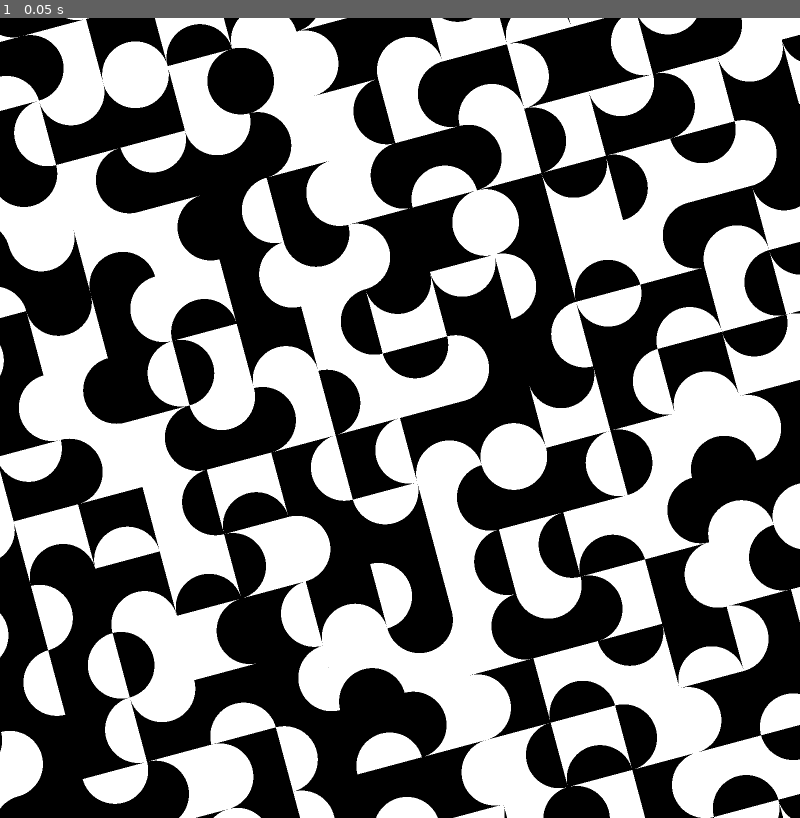
Above: before the commit, frame 1.
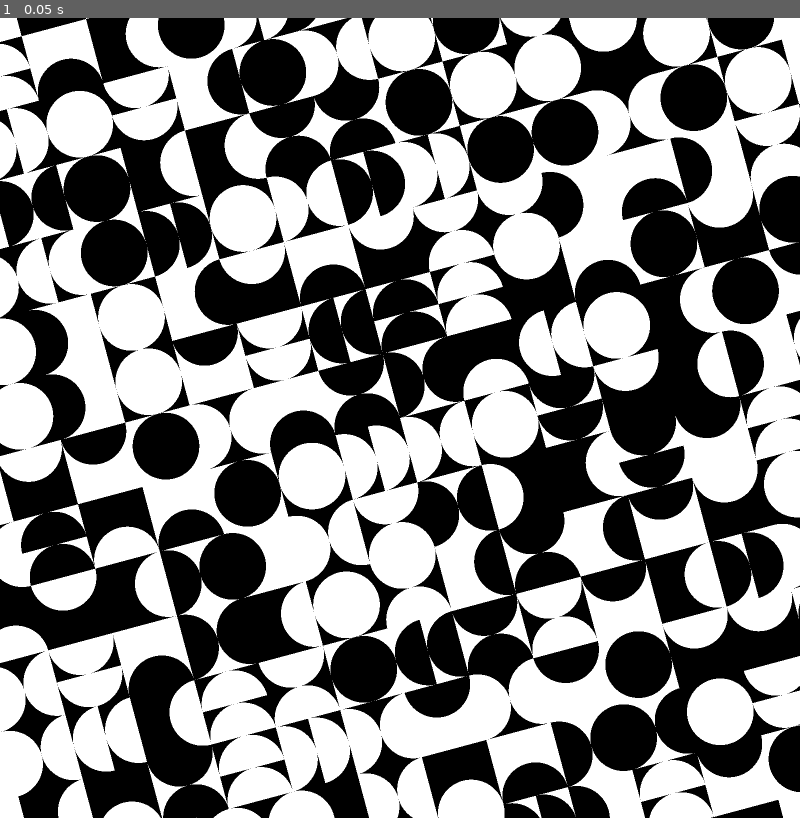
Above: after the commit, the same moment.

Repository: rio-raimundo/Sykora-painting-recreation
Game: Godot game, scene res://scenes/main.tscn
Two runs of this game, one before a commit and one after it. Both use one fixed random seed, a clock stepped at 60 frames per second and the inputs below.
Inputs:
- Up to frame 1 (0.05 s): no input

The runs differ from the first frame. In frame 1, 52% of the frame differs, in the area x 0-100%, y 0-100%.

Commit message:
Fixed the weighted random generation

Diff:
--- a/scripts/grid.gd
+++ b/scripts/grid.gd
@@ -11,7 +11,7 @@
 		self.y = y
 
 class GridSquareAttributes:
-	var is_vertical: bool  # whether semicircles within are vertically or horizontally aligned
+	var is_vertical: bool  # whether pattern_idxs within are vertically or horizontally aligned
 	var is_white: bool
 
 	func _init(is_vertical: bool, is_white: bool):
@@ -33,17 +33,16 @@
 const PROB_SEMICIRCLE = 0.5
 const PROB_VERTICAL = 0.5
 # Single edge, double stacked, circle, two facing inwards
-const SEMICIRCLE_PATTERN_PROBABILITIES = [0.1, 0.3, 0.3, 0.3]
+const SEMICIRCLE_PATTERN_PROBABILITIES = [0.4, 0.2, 0.2, 0.2]
 
 # Initialise variables
 var win_dim
 var grid_length: float
 var cell_length: float
+var centre_point: Vector2
 
 var grid_squares = []
-var semicircles = []
-var buffer: Vector2 = Vector2(0,0)
-var centre_point: Vector2
+var pattern_idxs = []
 
 func _ready():
 	# Seed the random seed generator with a unique value
@@ -52,10 +51,12 @@
 	# Randomly generate our grid square colors
 	for x in range(N_DRAWN_CELLS):
 		grid_squares.append([])
+		pattern_idxs.append([])
 		for y in range(N_DRAWN_CELLS):
 			var is_vertical = randf() < PROB_VERTICAL  # 0 is horizontal, 1 is vertical
 			var is_white = randf() < PROB_WHITE_SQUARE
 			grid_squares[x].append(GridSquareAttributes.new(is_vertical, is_white))
+			pattern_idxs[x].append([])
 
 	queue_redraw()
 
@@ -67,7 +68,7 @@
 		cell_length = grid_length / N_CELLS
 
 		# Update the buffer and centre
-		centre_point = buffer + Vector2(grid_length/2, grid_length/2)
+		centre_point = Vector2(grid_length/2, grid_length/2)
 
 	# Draw all grid squares first
 	for x in range(N_DRAWN_CELLS):
@@ -85,10 +86,36 @@
 			)
 
 			# For each grid, we pick one of the semicircle patterns to draw over the top
-
-			# TODO Figure out this generation
-			var pattern_idx = weighted_random(SEMICIRCLE_PATTERN_PROBABILITIES)
+			# On the first passthrough we just generate them randomly and save to the pattern idxs.
+			pattern_idxs[x][y] = weighted_random(SEMICIRCLE_PATTERN_PROBABILITIES)
+
+	for x in range(1, N_DRAWN_CELLS-1):
+		for y in range(1, N_DRAWN_CELLS-1):
+			var g = grid_squares[x][y]
+			var origin = Vector2((x-EXTRA_DRAWN/2)*cell_length, (y-EXTRA_DRAWN/2)*cell_length)
+
+			# Find the new pattern idx by using a weighted sum of the surrounding nine squares
+			var squares = [
+				Vector2(x-1, y-1), Vector2(x-1, y), Vector2(x-1, y+1),
+				Vector2(x, y-1), Vector2(x, y), Vector2(x, y+1),
+				Vector2(x+1, y-1), Vector2(x+1, y), Vector2(x+1, y+1),
+			]
+			var pidxs = []
+			for square in squares:
+				# print(pattern_idxs[square.x][square.y])
+				pidxs.append(pattern_idxs[int(square.x)][int(square.y)])
+
+
+			# Count how many of each idx we have and store it in the idx
+			var counts = []; for idx in range(4): counts.append(0)
+			for val in pidxs: counts[val] += 1
+
+			# print(counts)
+			var pattern_idx = weighted_random(counts)
+			# print("(%d, %d) = %d" % [x, y, pattern_idx])
 			draw_semicircle_pattern(origin + Vector2(cell_length/2, cell_length/2), pattern_idx, to_color(!g.is_white))
+
+	# Do a second passthrough of pattern_idxs, using the
 
 
 # Helper functions
@@ -99,8 +126,7 @@
 
 func weighted_random(probabilities: Array):
 	# Treat the sum of the probabilities as an upper bound and check where we got
-	var rnd_guess = int(randf() * sum(probabilities))
-	print(rnd_guess)
+	var rnd_guess = randf() * sum(probabilities)
 
 	for i in range(len(probabilities)):
 		if rnd_guess < probabilities[i]: return i
@@ -147,10 +173,10 @@
 	elif pattern_idx == 1:
 		sc_centres = [centre - Vector2(0, 0.25*cell_length), centre + Vector2(0, 0.25*cell_length)]
 		sc_rotations = [0, 0]
-	elif pattern_idx == 1:
+	elif pattern_idx == 2:
 		sc_centres = [centre - Vector2(0, 0.25*cell_length), centre + Vector2(0, 0.25*cell_length)]
 		sc_rotations = [0, PI]
-	elif pattern_idx == 1:
+	elif pattern_idx == 3:
 		sc_centres = [centre - Vector2(0, 0.25*cell_length), centre + Vector2(0, 0.25*cell_length)]
 		sc_rotations = [PI, 0]
 
